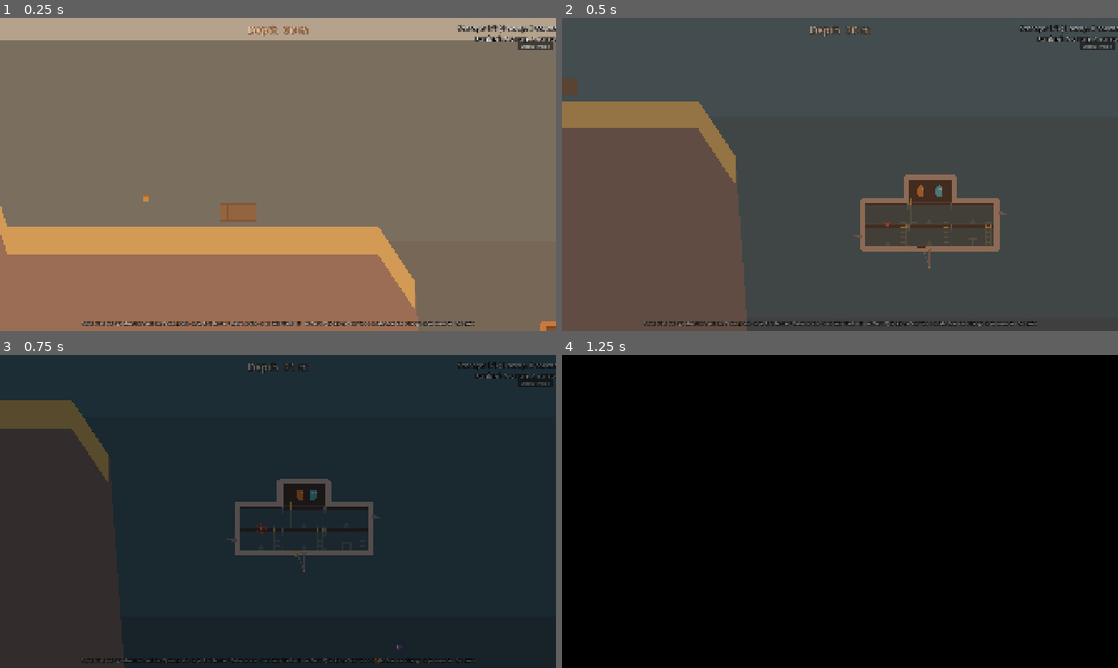
Above: before the commit, frames 1-4 (two rows, left to right).
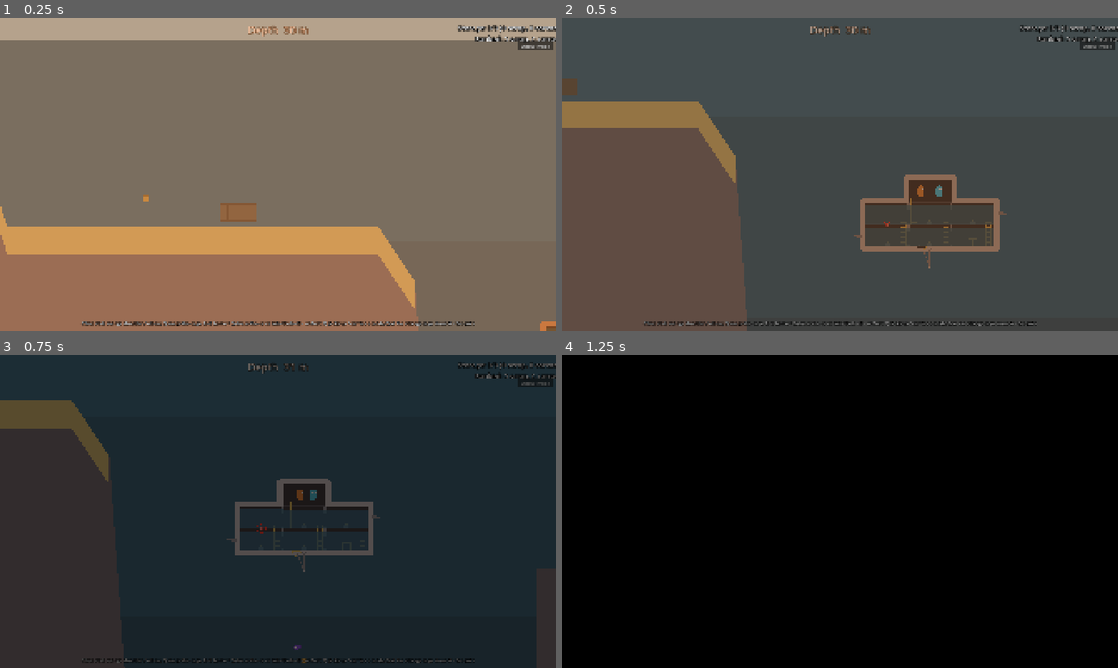
Above: after the commit, the same moments.

Repository: SnirNehemia/deeper
Game: Godot game, scene res://tests/test_implosion.tscn
Same seed, same stepped clock (60 frames per second), same inputs: the game is played once before the commit and once after it. This scene is started directly instead of the project's main scene.
Inputs:
- Up to frame 1 (0.25 s): no input
- Up to frame 2 (0.5 s): no input
- Up to frame 3 (0.75 s): tap Enter at 0.5 s; hold D from 0.53 s (still down); tap Tab at 0.6 s
- Up to frame 4 (1.25 s): keep holding D; tap Space at 0.77 s

Frames 1-2 are identical in both runs. In frame 3, 0.6% of the frame differs, in the area x 52-100%, y 83-100%; in frame 4, nothing differs.

Commit message:
Pillar fish back to plain territorial; widen pillar spacing for 3-room-wide sub to pass

Diff:
--- a/scenes/shore_shelf.gd
+++ b/scenes/shore_shelf.gd
@@ -88,10 +88,12 @@
 	])
 	_add_visual_polygon(deep, PlaceholderArt.TERRAIN_DEEP_ROCK, -79)
 
-	# Rock pillars rising from the basin floor.
-	_add_pillar(body, 93.0, 10.0, 55.0)
-	_add_pillar(body, 120.0, 12.0, 38.0)
-	_add_pillar(body, 141.0, 9.0, 62.0)
+	# Rock pillars rising from the basin floor, spaced wide enough for the
+	# 3-room-wide sub (~17-20m) to pass between them (M5 follow-up: the
+	# original spacing was too tight to navigate).
+	_add_pillar(body, 85.0, 8.0, 55.0)
+	_add_pillar(body, 115.0, 10.0, 38.0)
+	_add_pillar(body, 148.0, 8.0, 62.0)
 
 	# Dark fill inside the carved cave so it reads as a recess (nothing in it yet).
 	var cave := PackedVector2Array([
@@ -137,9 +139,9 @@
 func _build_salvage_pickups() -> void:
 	var spots := [
 		_v(35.0, 17.0),   # shallows plateau
-		_v(93.0, 48.0),   # by the first pillar
-		_v(120.0, 32.0),  # by the second pillar
-		_v(141.0, 56.0),  # by the third pillar
+		_v(85.0, 48.0),   # by the first pillar
+		_v(115.0, 32.0),  # by the second pillar
+		_v(148.0, 56.0),  # by the third pillar
 		_v(50.0, 65.0),   # inside the cave (lamp's treasure cluster)
 		_v(56.0, 70.0),   # inside the cave
 		_v(46.0, 72.0),   # inside the cave
@@ -156,7 +158,7 @@
 	add_child(wreck)
 
 	var basin_wreck := Wreck.new()
-	basin_wreck.position = _v(116.0, 107.0)  # basin floor, near the second pillar
+	basin_wreck.position = _v(115.0, 107.0)  # basin floor, near the second pillar
 	add_child(basin_wreck)
 
 ## A pulsing placeholder lamp/star (visual only).
--- a/scenes/world.gd
+++ b/scenes/world.gd
@@ -35,19 +35,21 @@
 	# Territorial fish: guarding the cave mouth, the cave treasure cluster,
 	# and the basin pillars/wreck. The shallows wreck stays unguarded. They
 	# reset home via the "fish" group on implosion.
-	# M5-C2: the two basin-pillar fish are hunters (design doc §7) — they
-	# lock on from farther out and chase across open water, teaching the
-	# hunter/territorial read on the same map.
+	# M5 follow-up: the basin-pillar fish are back to plain territorial (all
+	# purple fish now behave the same — guard their spot, break off when the
+	# sub leaves). The relentless-chase role is now exclusively the green
+	# basic_chasers below, so the two aggression reads don't look identical.
 	_add_fish(Vector2(70.0 * M, 64.0 * M))    # cave mouth
 	_add_fish(Vector2(54.0 * M, 70.0 * M))    # cave treasure cluster
-	_add_fish(Vector2(96.0 * M, 47.0 * M), true)    # first pillar (hunter)
-	_add_fish(Vector2(116.0 * M, 100.0 * M), true)  # second pillar / basin wreck (hunter)
-	_add_fish(Vector2(138.0 * M, 54.0 * M))   # third pillar
-
-	# M5 follow-up: two "basic_chasers" patrolling open water between the
-	# pillars — green, elongated, relentless once they spot the sub.
-	_add_fish(Vector2(106.0 * M, 75.0 * M), false, true)
-	_add_fish(Vector2(128.0 * M, 90.0 * M), false, true)
+	_add_fish(Vector2(85.0 * M, 47.0 * M))    # first pillar
+	_add_fish(Vector2(115.0 * M, 100.0 * M))  # second pillar / basin wreck
+	_add_fish(Vector2(148.0 * M, 54.0 * M))   # third pillar
+
+	# M5 follow-up: two "basic_chasers" patrolling the open-water gaps between
+	# the (now wider-spaced) pillars — green, elongated, relentless once they
+	# spot the sub.
+	_add_fish(Vector2(99.0 * M, 75.0 * M), false, true)
+	_add_fish(Vector2(132.0 * M, 90.0 * M), false, true)
 
 	# Fixed-zoom follow camera: ~60 m visible width, smoothed.
 	_cam = Camera2D.new()
